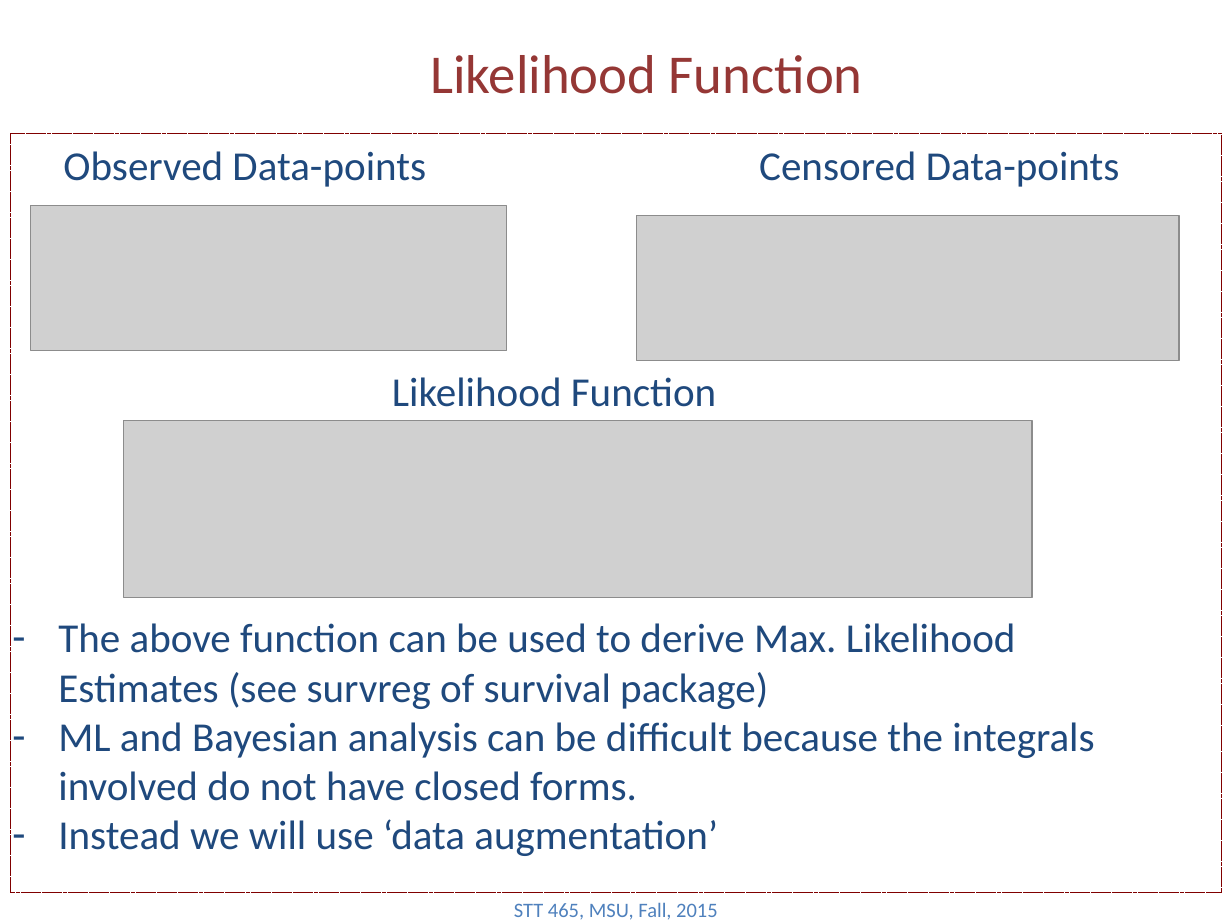
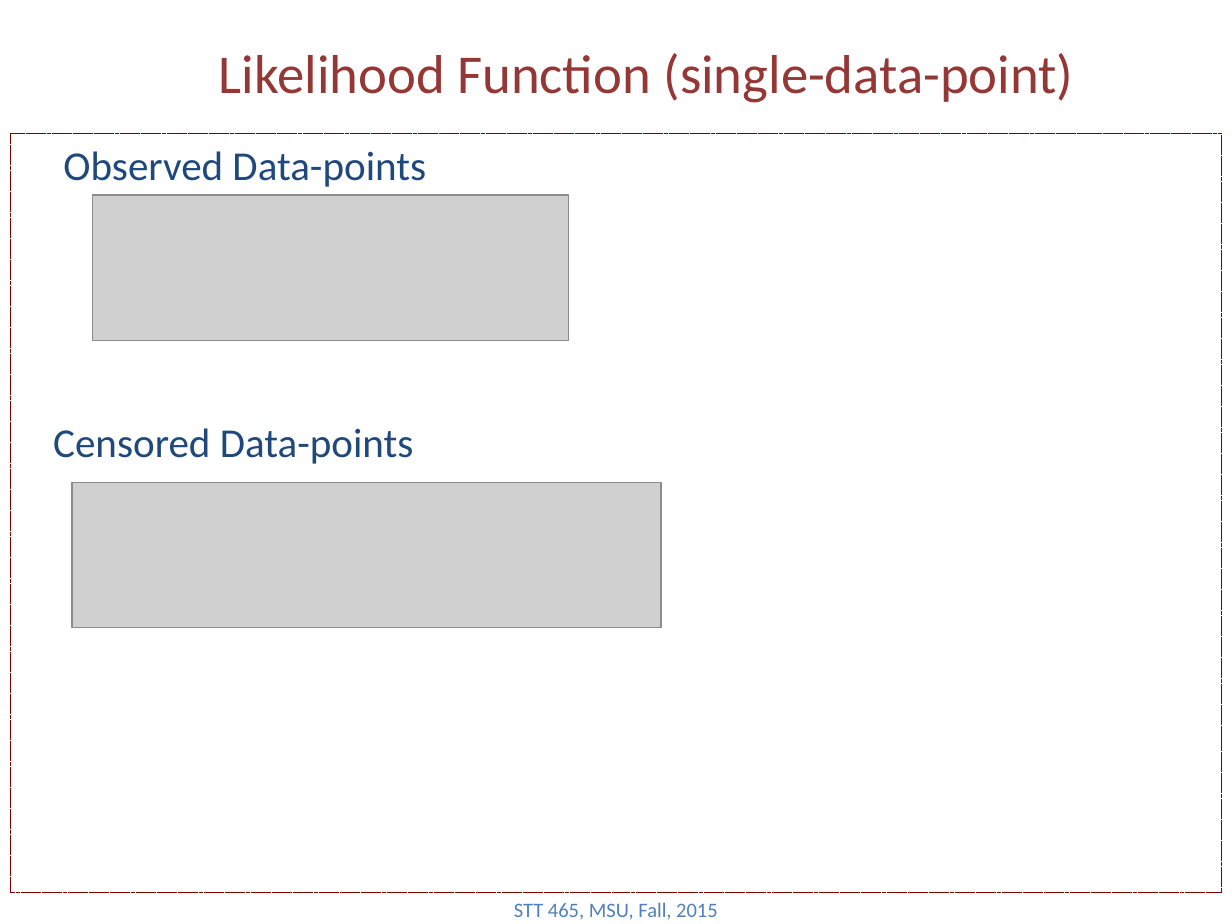
Before and after one commit to Boukos/STT465, a slide deck: slide 5 of STT465_14.pptx. Drawn at 1232x924 pixels with LibreOffice and Linux fonts; fonts in the diff are those of the drawing; grey boxes stand for pictures. Boxes give left, top, right and bottom in pixels: in the first picture for what was removed or moved away, otherwise in the second. Text is boxed around its words. In the diff, an @@ line names an element or a change of style, - is before the commit and + after.

```diff
--- a/STT465_14.pptx
+++ b/STT465_14.pptx
@@ title at <box>219,53,1073,103</box>: text changed @@
-Likelihood Function
+Likelihood Function (single-data-point)
@@ picture: place and size @@
-picture at <box>31,206,506,351</box>
+picture at <box>92,195,568,340</box>
@@ picture removed at <box>637,216,1179,361</box> @@
@@ text removed at <box>392,377,716,407</box> @@
-Likelihood Function
@@ text "Censored Data-points": place and size @@
-text "Censored Data-points" at <box>759,151,1120,187</box>
+text "Censored Data-points" at <box>53,428,414,464</box>
@@ text "Censored Data-points" at <box>53,428,414,464</box>: alignment centre to left @@
@@ picture removed at <box>123,421,1032,598</box> @@
@@ picture added at <box>71,483,660,628</box> @@
@@ text removed at <box>58,623,1094,856</box> @@
-– The above function can be used to derive Max. Likelihood Estimates (see survreg of survival package)
-– ML and Bayesian analysis can be difficult because the integrals involved do not have closed forms.
-– Instead we will use ‘data augmentation’
```
Also in this commit, not shown: 2 other slides changed, 3 slides added, 1 other file.
